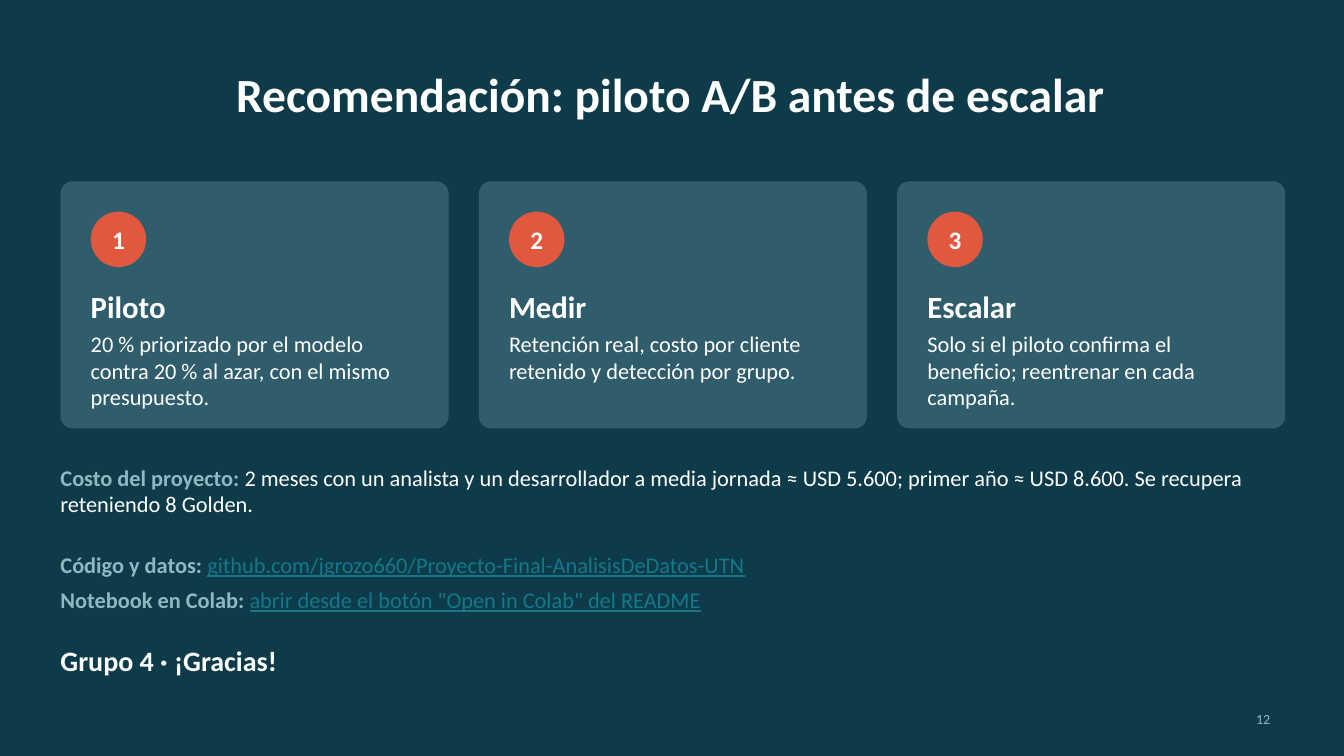
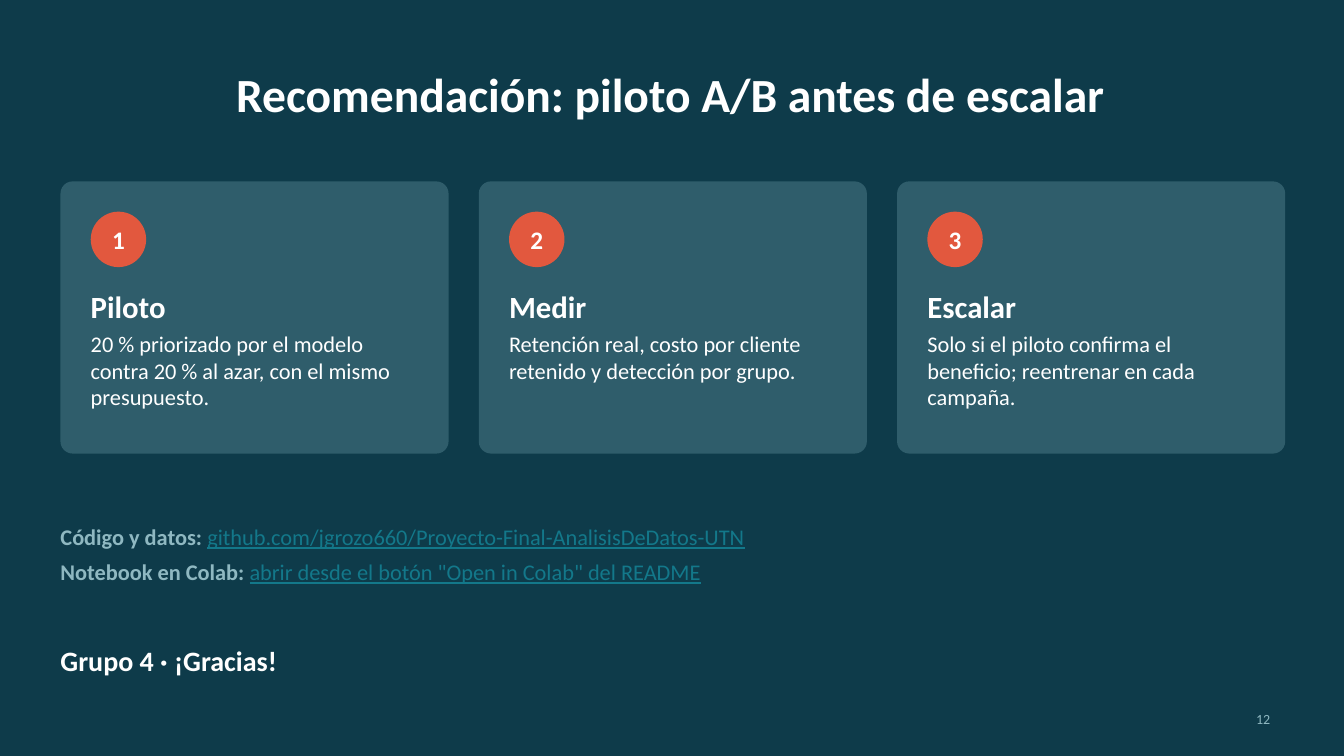
Before and after one commit to jgrozo660/Proyecto-Final-AnalisisDeDatos-UTN, a slide deck: slide 12 of docs/Presentacion_Final_Proyecto_Integrador.pptx. Drawn at 1344x756 pixels with LibreOffice and Linux fonts; fonts in the diff are those of the drawing. Boxes give left, top, right and bottom in pixels: in the first picture for what was removed or moved away, otherwise in the second. Text is boxed around its words. In the diff, an @@ line names an element or a change of style, - is before the commit and + after.

Commit message:
Vuelve a la versión anterior: sin la ecuación ampliada ni el costo del proyecto

```diff
--- a/docs/Presentacion_Final_Proyecto_Integrador.pptx
+++ b/docs/Presentacion_Final_Proyecto_Integrador.pptx
@@ rounded rectangle: place and size @@
-rounded rectangle at (60,181,449,429)
+rounded rectangle at (60,181,449,454)
@@ rounded rectangle: place and size @@
-rounded rectangle at (479,181,867,429)
+rounded rectangle at (479,181,867,454)
@@ proportions changed in 3 elements at (60,181,449,454), (479,181,867,454), (897,181,1286,454) @@
@@ rounded rectangle: place and size @@
-rounded rectangle at (897,181,1286,429)
+rounded rectangle at (897,181,1286,454)
@@ text removed at (60,470,1242,512) @@
-Costo del proyecto: 2 meses con un analista y un desarrollador a media jornada ≈ USD 5.600; primer año ≈ USD 8.600. Se recupera reteniendo 8 Golden.
@@ text "Código y datos: github.com/jgrozo660/Proyecto-Final-Analisis ...": place and size @@
-text "Código y datos: github.com/jgrozo660/Proyecto-Final-Analisis ..." at (60,557,744,612)
+text "Código y datos: github.com/jgrozo660/Proyecto-Final-Analisis ..." at (60,529,744,584)
```
Also in this commit, not shown: 1 other slide changed, 8 other files.
